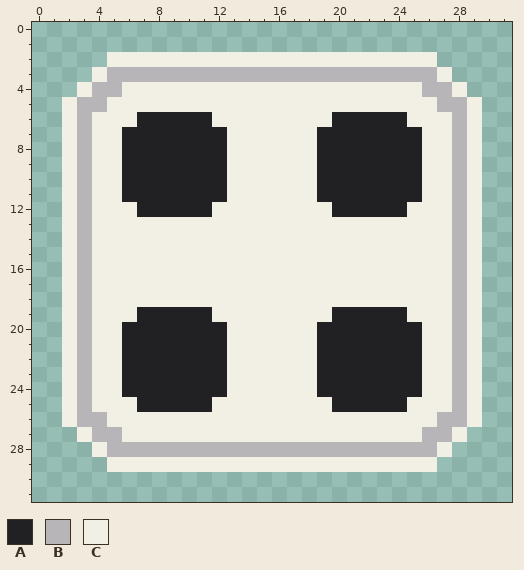
Pixel-art file: Assets/Smooz/Arts/Dice/Dice_4.aseprite. The picture above was drawn from the file before the commit.
32x32 pixels, 1 frame.
Visible layers, top first: "Four", "Layer 1".
Palette (. is transparent): A #212123  B #b8b5b9  C #f2f0e5
Pixels before, first column x 2:
 2 ...CCCCCCCCCCCCCCCCCCCCCC...
 3 ..CBBBBBBBBBBBBBBBBBBBBBBC..
 4 .CBBCCCCCCCCCCCCCCCCCCCCBBC.
 5 CBBCCCCCCCCCCCCCCCCCCCCCCBBC
 6 CBCCCAAAAACCCCCCCCAAAAACCCBC
 7 CBCCAAAAAAACCCCCCAAAAAAACCBC
 8 CBCCAAAAAAACCCCCCAAAAAAACCBC
 9 CBCCAAAAAAACCCCCCAAAAAAACCBC
10 CBCCAAAAAAACCCCCCAAAAAAACCBC
11 CBCCAAAAAAACCCCCCAAAAAAACCBC
12 CBCCCAAAAACCCCCCCCAAAAACCCBC
13 CBCCCCCCCCCCCCCCCCCCCCCCCCBC
14 CBCCCCCCCCCCCCCCCCCCCCCCCCBC
15 CBCCCCCCCCCCCCCCCCCCCCCCCCBC
16 CBCCCCCCCCCCCCCCCCCCCCCCCCBC
17 CBCCCCCCCCCCCCCCCCCCCCCCCCBC
18 CBCCCCCCCCCCCCCCCCCCCCCCCCBC
19 CBCCCAAAAACCCCCCCCAAAAACCCBC
20 CBCCAAAAAAACCCCCCAAAAAAACCBC
21 CBCCAAAAAAACCCCCCAAAAAAACCBC
22 CBCCAAAAAAACCCCCCAAAAAAACCBC
23 CBCCAAAAAAACCCCCCAAAAAAACCBC
24 CBCCAAAAAAACCCCCCAAAAAAACCBC
25 CBCCCAAAAACCCCCCCCAAAAACCCBC
26 CBBCCCCCCCCCCCCCCCCCCCCCCBBC
27 .CBBCCCCCCCCCCCCCCCCCCCCBBC.
28 ..CBBBBBBBBBBBBBBBBBBBBBBC..
29 ...CCCCCCCCCCCCCCCCCCCCCC...
The result:
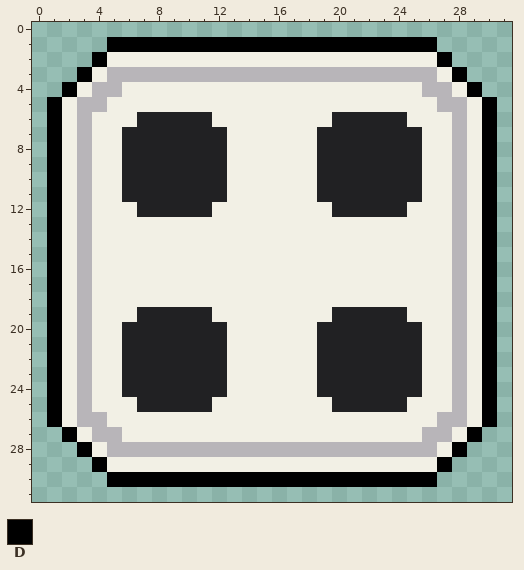
Colours new in this view: D #000000
Changes in this commit:
{"where": "layer \"Four\""}
{"y":1,"x":5,"old":"......................","new":"DDDDDDDDDDDDDDDDDDDDDD"}
{"y":2,"x":4,"old":".","new":"D"}
{"y":2,"x":27,"old":".","new":"D"}
{"y":3,"x":3,"old":".","new":"D"}
{"y":3,"x":28,"old":".","new":"D"}
{"y":4,"x":2,"old":".","new":"D"}
{"y":4,"x":29,"old":".","new":"D"}
{"y":5,"x":1,"old":".","new":"D"}
{"y":5,"x":30,"old":".","new":"D"}
{"y":6,"x":1,"old":".","new":"D"}
{"y":6,"x":30,"old":".","new":"D"}
{"y":7,"x":1,"old":".","new":"D"}
{"y":7,"x":30,"old":".","new":"D"}
{"y":8,"x":1,"old":".","new":"D"}
{"y":8,"x":30,"old":".","new":"D"}
{"y":9,"x":1,"old":".","new":"D"}
{"y":9,"x":30,"old":".","new":"D"}
{"y":10,"x":1,"old":".","new":"D"}
{"y":10,"x":30,"old":".","new":"D"}
{"y":11,"x":1,"old":".","new":"D"}
{"y":11,"x":30,"old":".","new":"D"}
{"y":12,"x":1,"old":".","new":"D"}
{"y":12,"x":30,"old":".","new":"D"}
{"y":13,"x":1,"old":".","new":"D"}
{"y":13,"x":30,"old":".","new":"D"}
{"y":14,"x":1,"old":".","new":"D"}
{"y":14,"x":30,"old":".","new":"D"}
{"y":15,"x":1,"old":".","new":"D"}
{"y":15,"x":30,"old":".","new":"D"}
{"y":16,"x":1,"old":".","new":"D"}
{"y":16,"x":30,"old":".","new":"D"}
{"y":17,"x":1,"old":".","new":"D"}
{"y":17,"x":30,"old":".","new":"D"}
{"y":18,"x":1,"old":".","new":"D"}
{"y":18,"x":30,"old":".","new":"D"}
{"y":19,"x":1,"old":".","new":"D"}
{"y":19,"x":30,"old":".","new":"D"}
{"y":20,"x":1,"old":".","new":"D"}
{"y":20,"x":30,"old":".","new":"D"}
{"y":21,"x":1,"old":".","new":"D"}
{"y":21,"x":30,"old":".","new":"D"}
{"y":22,"x":1,"old":".","new":"D"}
{"y":22,"x":30,"old":".","new":"D"}
{"y":23,"x":1,"old":".","new":"D"}
{"y":23,"x":30,"old":".","new":"D"}
{"y":24,"x":1,"old":".","new":"D"}
{"y":24,"x":30,"old":".","new":"D"}
{"y":25,"x":1,"old":".","new":"D"}
{"y":25,"x":30,"old":".","new":"D"}
{"y":26,"x":1,"old":".","new":"D"}
{"y":26,"x":30,"old":".","new":"D"}
{"y":27,"x":2,"old":".","new":"D"}
{"y":27,"x":29,"old":".","new":"D"}
{"y":28,"x":3,"old":".","new":"D"}
{"y":28,"x":28,"old":".","new":"D"}
{"y":29,"x":4,"old":".","new":"D"}
{"y":29,"x":27,"old":".","new":"D"}
{"y":30,"x":5,"old":"......................","new":"DDDDDDDDDDDDDDDDDDDDDD"}
{"label":"added","picture_box":[47,37,497,487]}
